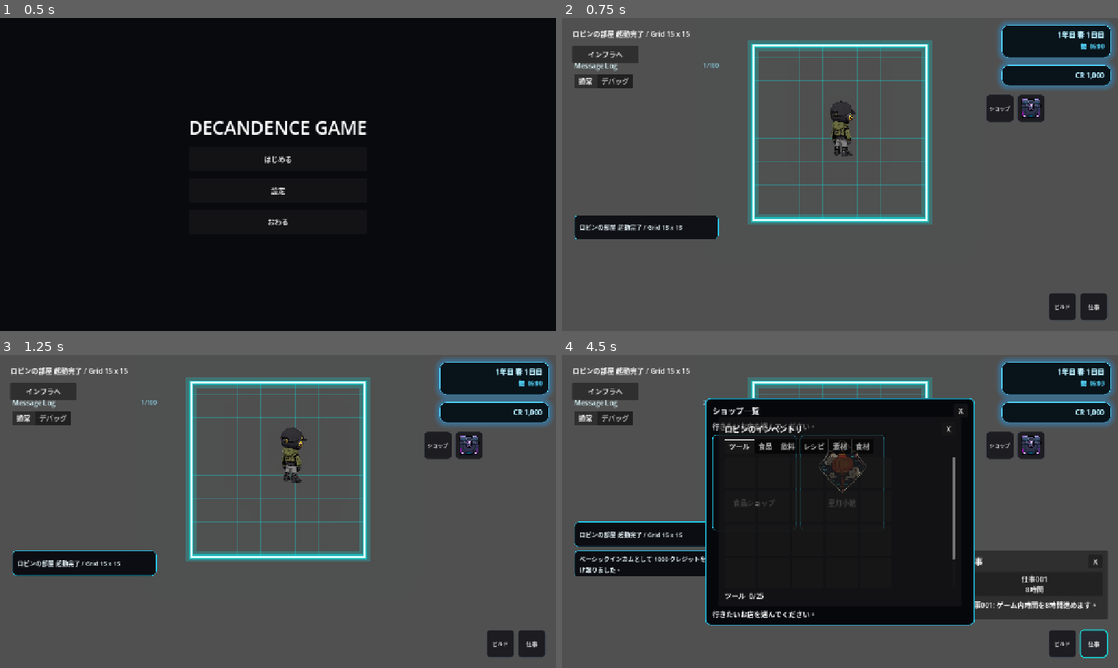
Above: before the commit, frames 1-4 (two rows, left to right).
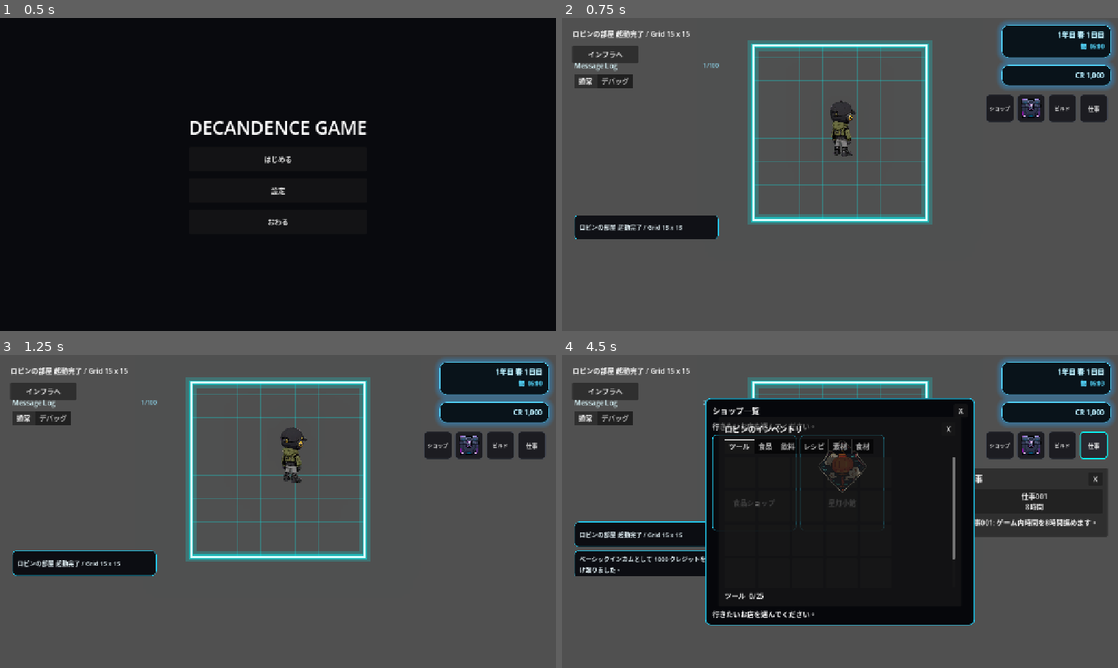
Above: after the commit, the same moments.

Repository: grimoire1089-coder/optimistic
Game: Godot game, scene res://Scenes/Boot/TitleScene.tscn
Two runs of this game, one before a commit and one after it. Both use one fixed random seed, a clock stepped at 60 frames per second and the inputs below. Sound files missing from this copy of the repository are replaced by a short silence.
Inputs (mouse positions are in pixels of both pictures, inside the frame that each line leads up to):
- Up to frame 1 (0.5 s): no input
- Up to frame 2 (0.75 s): click "はじめる" at 0.5 s
- Up to frame 3 (1.25 s): no input
- Up to frame 4 (4.5 s): click "ショップ" at 1.25 s; click (1029, 445) at 2 s; click "ビルド" at 2.75 s; click "ビルド中" at 3.5 s; click "仕事" at 4.25 s

Frame 1 is identical in both runs. In frame 2, 1.6% of the frame differs, in the area x 87-98%, y 24-97%; in frame 3, 1.6%; in frame 4, 12%, in the area x 74-99%, y 24-97%.

Commit message:
Reposition HUD controls above reserved bottom area

Diff:
--- a/Scripts/Scenes/Main/MainScene.gd
+++ b/Scripts/Scenes/Main/MainScene.gd
@@ -14,6 +14,7 @@
 func _ready() -> void:
 	_push_debug_message("System", "MainScene _ready 開始")
 	_ensure_runtime_children()
+	_apply_reserved_bottom_hud_layout()
 	var startup_debug_text := _get_startup_debug_text()
 	debug_label.text = startup_debug_text
 	_connect_robin_selection()
@@ -122,6 +123,31 @@
 	return button
 
 
+func _apply_reserved_bottom_hud_layout() -> void:
+	if canvas_layer == null:
+		return
+
+	_place_top_right_control(canvas_layer.get_node_or_null("ShopButton") as Control, Vector2(-304.0, 176.0), Vector2(64.0, 64.0))
+	_place_top_right_control(canvas_layer.get_node_or_null("InventoryButton") as Control, Vector2(-232.0, 176.0), Vector2(64.0, 64.0))
+	_place_top_right_control(canvas_layer.get_node_or_null("BuildModeButton") as Control, Vector2(-160.0, 176.0), Vector2(64.0, 64.0))
+	_place_top_right_control(canvas_layer.get_node_or_null("WorkCreditButton") as Control, Vector2(-88.0, 176.0), Vector2(64.0, 64.0))
+	_place_top_right_control(canvas_layer.get_node_or_null("AICharacterHud") as Control, Vector2(-368.0, 260.0), Vector2(344.0, 220.0))
+	_place_top_right_control(canvas_layer.get_node_or_null("WorkMenu") as Control, Vector2(-360.0, 260.0), Vector2(336.0, 158.0))
+
+
+func _place_top_right_control(control: Control, top_right_offset: Vector2, control_size: Vector2) -> void:
+	if control == null:
+		return
+	control.anchor_left = 1.0
+	control.anchor_top = 0.0
+	control.anchor_right = 1.0
+	control.anchor_bottom = 0.0
+	control.offset_left = top_right_offset.x
+	control.offset_top = top_right_offset.y
+	control.offset_right = top_right_offset.x + control_size.x
+	control.offset_bottom = top_right_offset.y + control_size.y
+
+
 func _push_startup_message(message: String) -> void:
 	if message_log == null:
 		return
